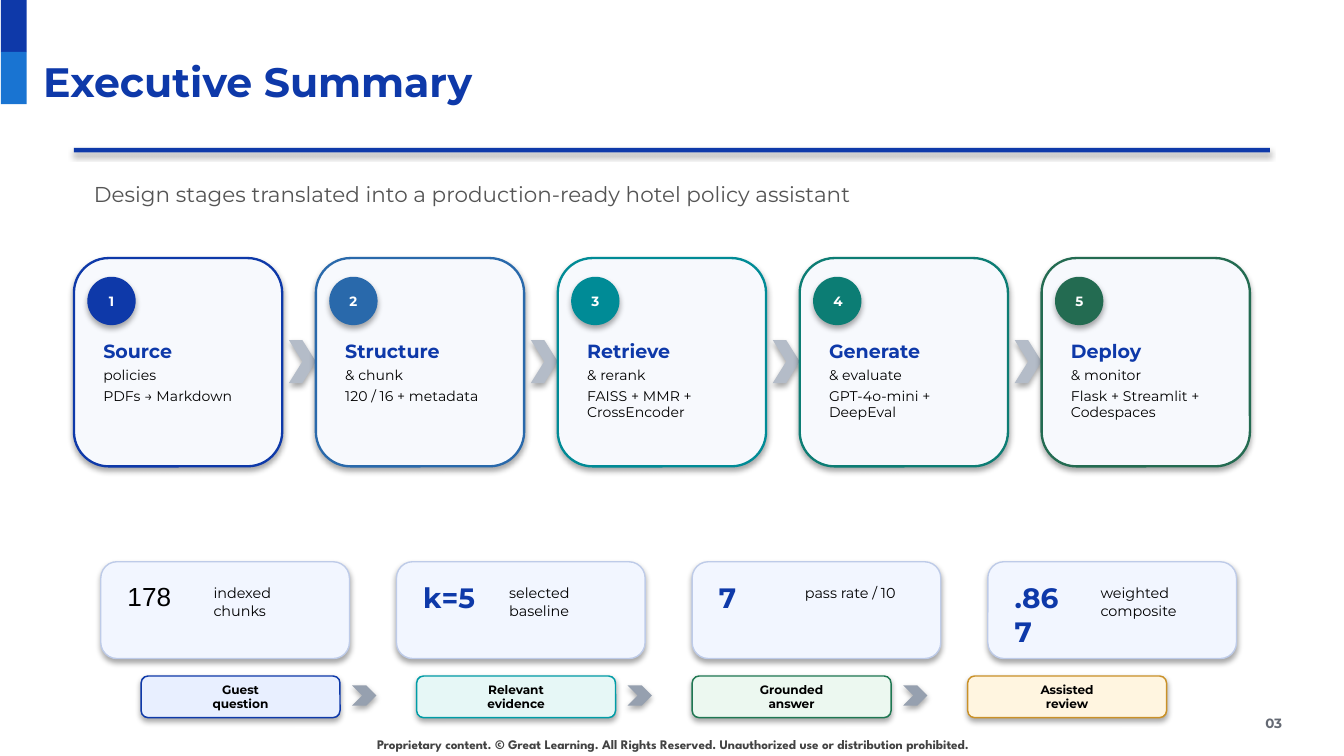
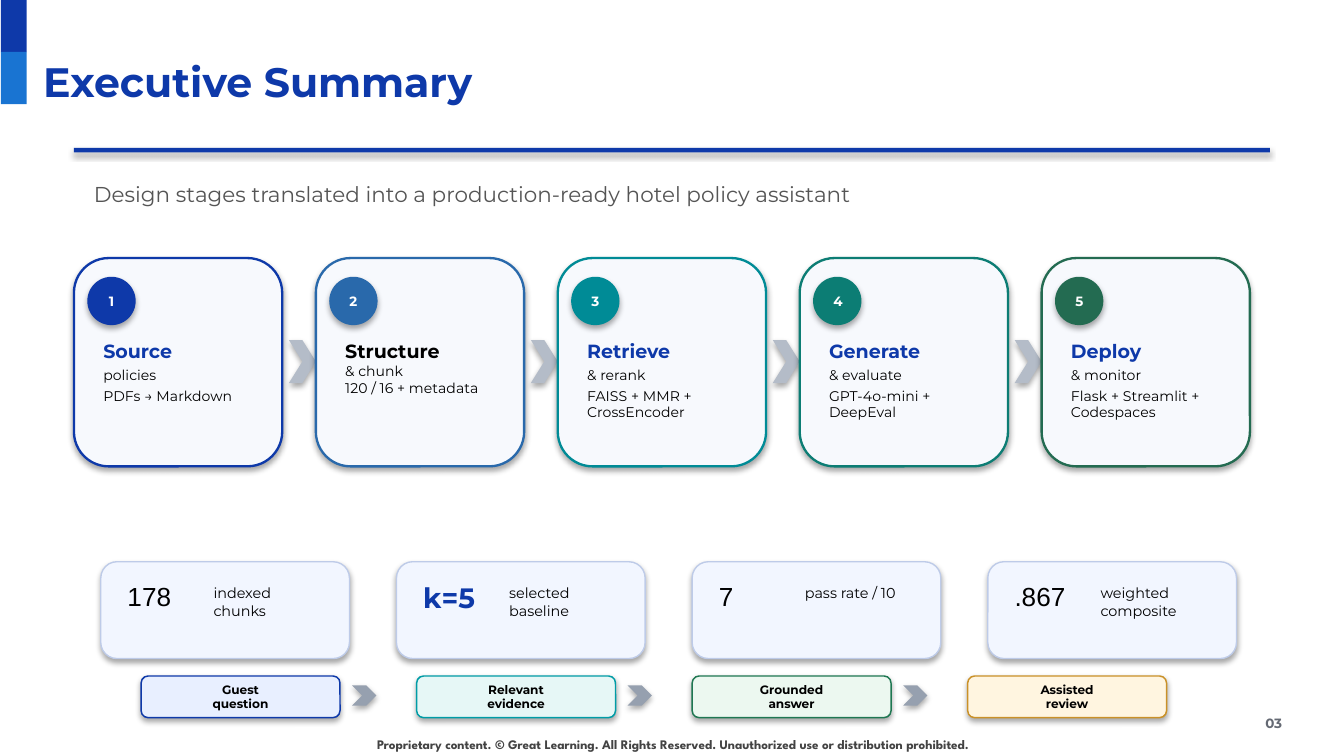
Before and after one commit to raovutukoor1/aurora-stay-qna-120-token-option, a slide deck: slide 3 of presentations/Aurora_Stays_RAG_120_Token_Option.pptx. Drawn at 1344x756 pixels with LibreOffice and Linux fonts; fonts in the diff are those of the drawing; background and template pictures are left out. Boxes give left, top, right and bottom in pixels: in the first picture for what was removed or moved away, otherwise in the second. Text is boxed around its words. In the diff, an @@ line names an element or a change of style, - is before the commit and + after.

```diff
--- a/presentations/Aurora_Stays_RAG_120_Token_Option.pptx
+++ b/presentations/Aurora_Stays_RAG_120_Token_Option.pptx
@@ text "Structure" at (345, 344, 478, 393): text colour #0E39A9 to #000000 in "Structure"; less space between paragraphs @@
@@ text "7" at (719, 588, 734, 606): size 15 to 14 pt, font Montserrat to Arial, text colour #0E39A9 to #000000, bold off @@
@@ text ".867" at (1015, 587, 1066, 607): size 15 to 14 pt, font Montserrat to Arial, text colour #0E39A9 to #000000, bold off @@
```
Also in this commit, not shown: 21 other slides changed, 1 other file.
